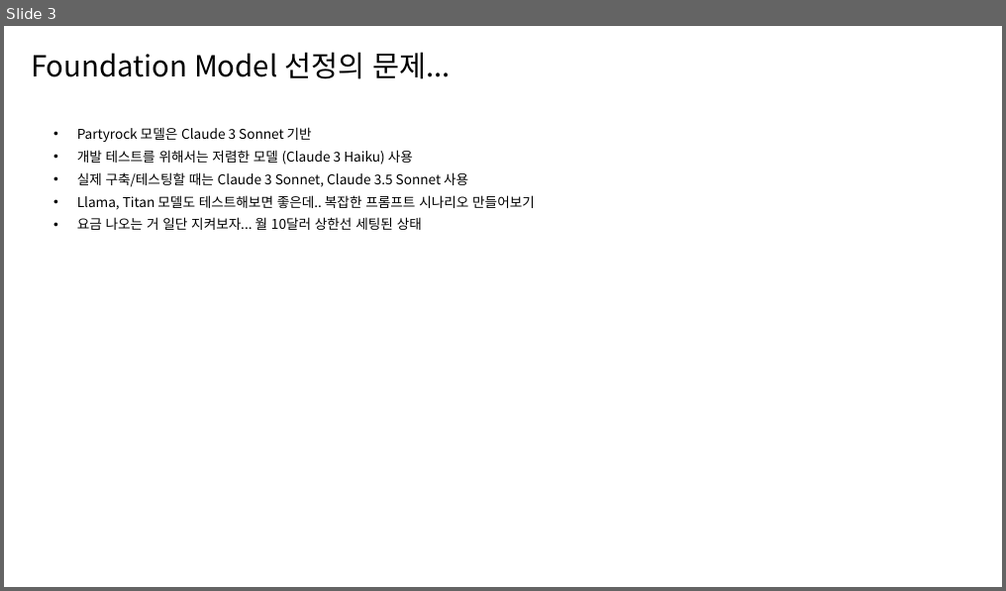
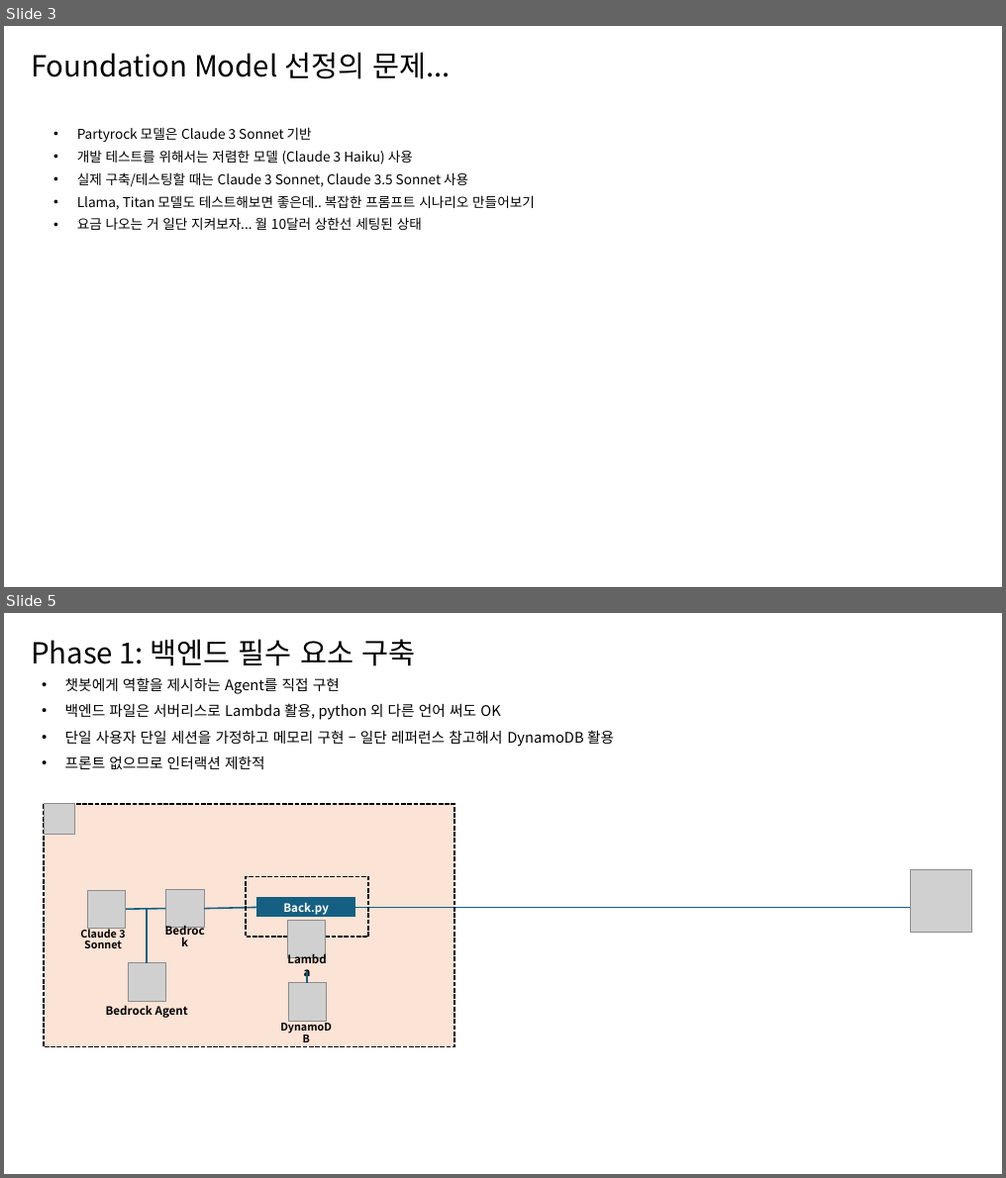
Before and after one commit to Yihoon-J/tarot-chat-AI, a slide deck: 개발계획서.pptx. Shown one above the other, each under a label of ours: slide 3 before the commit, slides 3 and 5 after it; the slides between them are not shown. The pictures are 1006x591 and 1006x1178 pixels, drawn with LibreOffice and Linux fonts; fonts in the diff are those of the drawing; grey boxes stand for pictures. Boxes give left, top, right and bottom in pixels: in the first picture for what was removed or moved away, otherwise in the second. Text is boxed around its words. In the diff, an @@ line names an element or a change of style, - is before the commit and + after.

Commit message:
basic backend 구현

```diff
--- a/개발계획서.pptx
+++ b/개발계획서.pptx
@@ slide 5 added at (4,613,1002,1174), background #FFFFFF @@
@@ title added at (31,639,415,666), 28 pt, text #000000 @@
+Phase 1: 백엔드 필수 요소 구축
@@ text added at (65,677,614,769), 14 pt, text #000000 @@
+• 챗봇에게 역할을 제시하는 Agent를 직접 구현
+• 백엔드 파일은 서버리스로 Lambda 활용, python 외 다른 언어 써도 OK
+• 단일 사용자 단일 세션을 가정하고 메모리 구현 – 일단 레퍼런스 참고해서 DynamoDB 활용
+• 프론트 없으므로 인터랙션 제한적
@@ rectangle added at (44,804,454,1047), fill #FBE3D6 @@
@@ rectangle added at (44,805,454,1048), outline #000000 1.5 pt dashed @@
@@ picture added at (44,804,74,835) @@
@@ rectangle added at (246,877,368,937), outline #000000 1.5 pt dashed @@
@@ picture added at (911,870,972,932) @@
@@ picture added at (87,891,126,929) @@
@@ line added from (165, 909) to (124, 909), #156082 1.5 pt @@
@@ line added from (147, 909) to (147, 963), #156082 1.5 pt @@
@@ picture added at (165,890,204,928) @@
@@ line added from (257, 907) to (204, 909), #156082 1.5 pt @@
@@ rectangle added at (257,897,355,918), fill #156082, 11 pt, text #FFFFFF, bold @@
+Back.py
@@ line added from (933, 907) to (355, 907), #156082 1.5 pt @@
@@ text added at (80,927,125,949), 10.2 pt, text #000000, bold @@
+Claude 3 Sonnet
@@ text added at (154,927,215,949), 11 pt, text #000000, bold @@
+Bedrock
@@ picture added at (287,920,325,959) @@
@@ picture added at (128,963,165,1001) @@
@@ text added at (277,956,338,977), 11 pt, text #000000, bold @@
+Lambda
@@ picture added at (288,983,326,1021) @@
@@ line added from (307, 971) to (307, 983), #156082 1.5 pt @@
@@ text added at (106,1005,188,1018), 11 pt, text #000000, bold @@
+Bedrock Agent
@@ text added at (270,1023,342,1045), 10.2 pt, text #000000, bold @@
+DynamoDB
```
Also in this commit, not shown: 4 other slides added, 3 slides removed, 3 other files.
